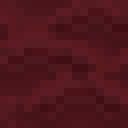
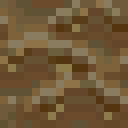
Revision of a layered (128, 128) image; what changed, layer by layer:
removed layer "Bark Edge" over [0, 0, 128, 128]
painted on "Bark" over [0, 0, 128, 128]
